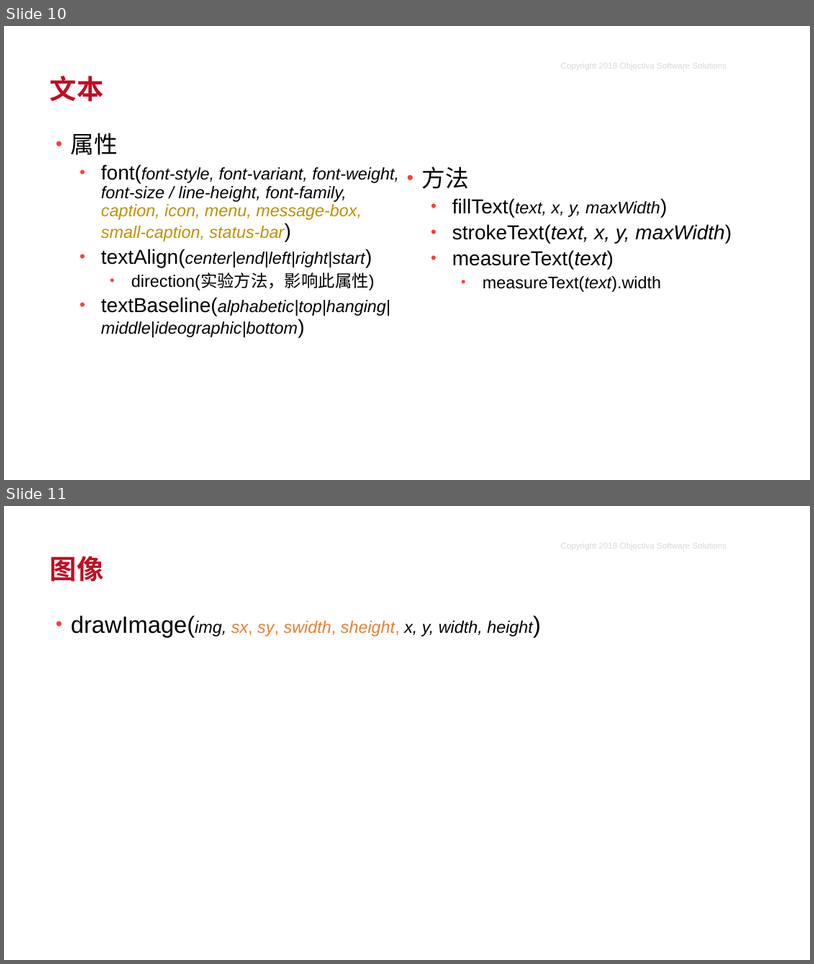
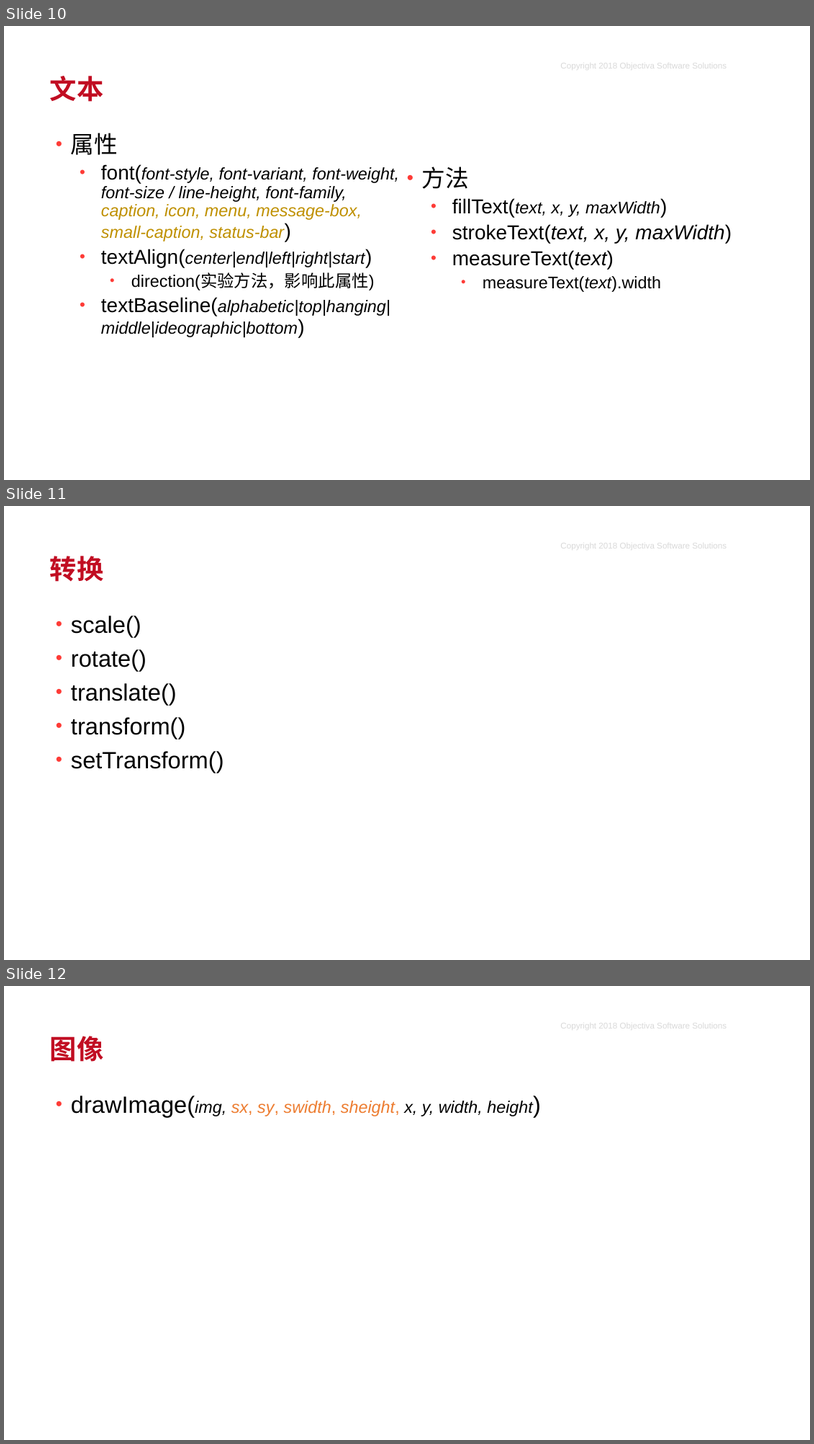
Before and after one commit to LwCoderNovice/canvasDemo, a slide deck: canvas.pptx. Shown one above the other, each under a label of ours: slides 10 and 11 before the commit, slides 10, 11 and 12 after it. The pictures are 814x964 and 814x1444 pixels, drawn with LibreOffice and Linux fonts; fonts in the diff are those of the drawing; background and template pictures are left out. Boxes give left, top, right and bottom in pixels: in the first picture for what was removed or moved away, otherwise in the second. Text is boxed around its words. In the diff, an @@ line names an element or a change of style, - is before the commit and + after.

```diff
--- a/canvas.pptx
+++ b/canvas.pptx
@@ slide 11 added at box(4, 506, 810, 960), background #FFFFFF; not listed: 1 template element that a slide beside it also shows @@
@@ title added at box(50, 556, 104, 582), 32 pt, text #C10D22, bold @@
+转换
@@ text added at box(71, 615, 224, 772), 28 pt, text #000000 @@
+• scale()
+• rotate()
+• translate()
+• transform()
+• setTransform()
@@ what was slide 11 is now slide 12 @@
```
Also in this commit, not shown: 1 slide changed, 6 other files.
